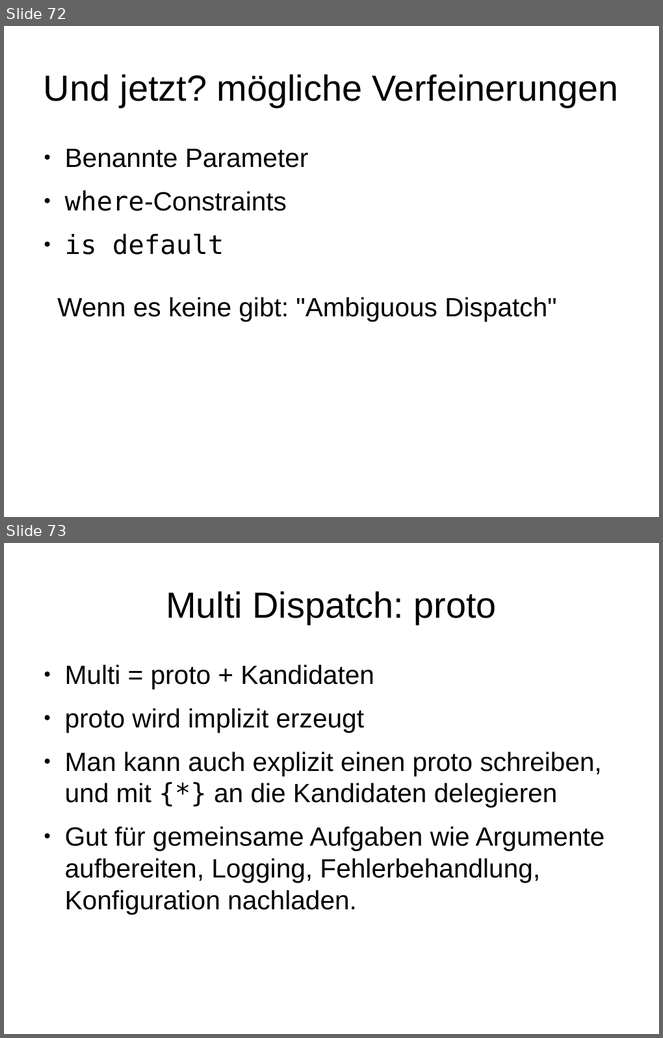
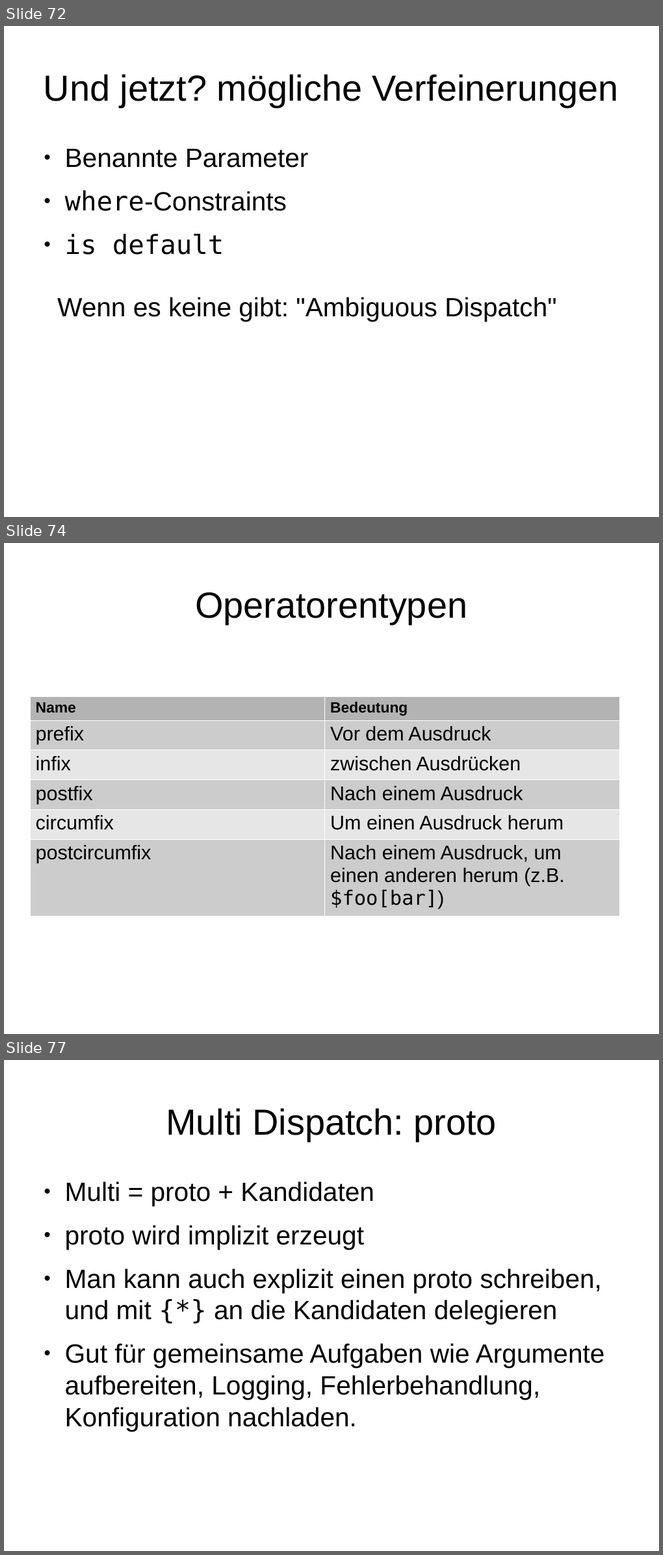
Before and after one commit to moritz/perl6-training-de, a slide deck: schulung.odp. Shown one above the other, each under a label of ours: slides 72 and 73 before the commit, slides 72, 74 and 77 after it; the slides between them are not shown. The pictures are 663x1038 and 663x1555 pixels, drawn with LibreOffice and Linux fonts; fonts in the diff are those of the drawing. Boxes give left, top, right and bottom in pixels: in the first picture for what was removed or moved away, otherwise in the second. Text is boxed around its words. In the diff, an @@ line names an element or a change of style, - is before the commit and + after.

Commit message:
Operatoren

```diff
--- a/schulung.odp
+++ b/schulung.odp
@@ slide 74 added at (4, 543, 659, 1034), background #FFFFFF @@
@@ title added at (195, 592, 467, 624), 44 pt, text #000000 @@
+Operatorentypen
@@ table added at (29, 696, 620, 912), 6 rows, 2 columns @@
+Name | Bedeutung
+prefix | Vor dem Ausdruck
+infix | zwischen Ausdrücken
+postfix | Nach einem Ausdruck
+circumfix | Um einen Ausdruck herum
+postcircumfix | Nach einem Ausdruck, um einen anderen herum (z.B. $foo[bar])
@@ what was slide 73 is now slide 77 @@
```
Also in this commit, not shown: 9 other slides added, 3 other files.
